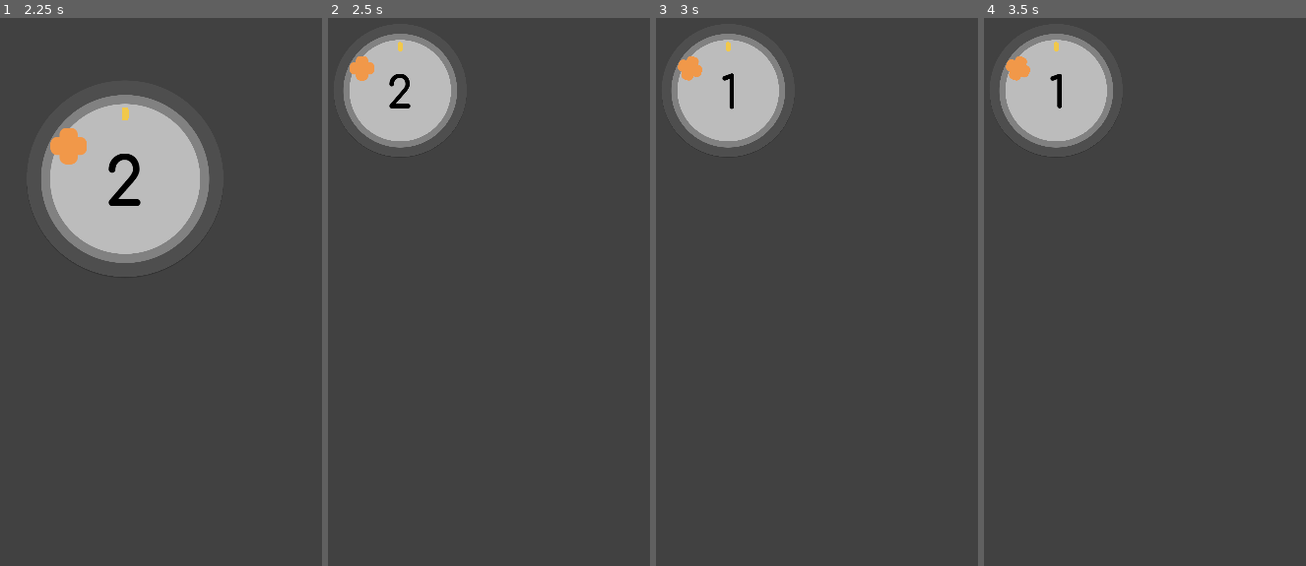
Above: before the commit, frames 1-4 (left to right).
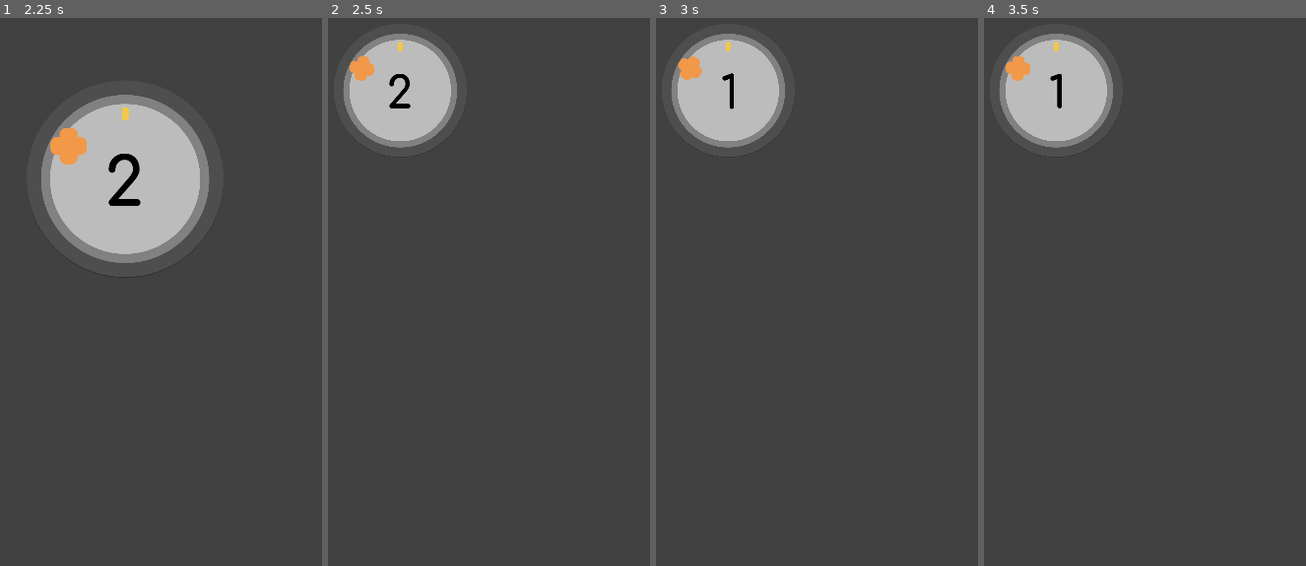
Above: after the commit, the same moments.

Repository: takecare/popthelock
Game: Godot game, scene res://scenes/Start.tscn
Two runs of this game, one before a commit and one after it. Both use one fixed random seed, a clock stepped at 60 frames per second and the inputs below. The engine's default icon, where the game draws it, is replaced by a stand-in: a white triangle on a blue panel in a dark square.
Inputs (mouse positions are in pixels of both pictures, inside the frame that each line leads up to):
- Up to frame 1 (2.25 s): click (183, 538) at 0.5 s; tap Enter at 1.25 s; move the mouse to (280, 259) at 1.27 s; hold W 1.28-2.03 s; tap H at 1.35 s; tap M at 1.55, 2.1 s; move the mouse to (93, 341) at 2.02 s; hold S from 2.03 s (still down)
- Up to frame 2 (2.5 s): keep holding S; tap H at 2.3 s
- Up to frame 3 (3 s): tap Space at 2.75 s; move the mouse to (884, 127) at 2.77 s; release S at 2.78 s; hold W from 2.78 s (still down); click (884, 127) at 2.85 s
- Up to frame 4 (3.5 s): keep holding W; tap M at 3.05 s

Frame 1 is identical in both runs. In frame 2, less than 0.1% of the frame differs, in the area x 6-15%, y 6-12%; in frame 3, less than 0.1%; in frame 4, less than 0.1%.

Commit message:
fix on_target_exited signal connection

Diff:
--- a/scenes/Main.tscn
+++ b/scenes/Main.tscn
@@ -123,8 +123,8 @@
 position = Vector2( 232, 524 )
 
 [connection signal="tapped" from="GUI/HBox/StartButton" to="." method="_on_start_button_tapped"]
+[connection signal="area_entered" from="Game/Target" to="Game/Crosshair" method="_on_target_area_entered"]
 [connection signal="area_entered" from="Game/Target" to="Game/Target" method="_on_area_entered"]
-[connection signal="area_entered" from="Game/Target" to="Game/Crosshair" method="_on_target_area_entered"]
-[connection signal="area_exited" from="Game/Target" to="Game/Crosshair" method="_on_Target_area_exited"]
+[connection signal="area_exited" from="Game/Target" to="Game/Crosshair" method="_on_target_area_exited"]
 [connection signal="on_target_hit" from="Game/Crosshair" to="." method="_on_target_hit"]
 [connection signal="on_target_missed" from="Game/Crosshair" to="." method="_on_target_missed"]
--- a/scripts/Main.gd
+++ b/scripts/Main.gd
@@ -101,7 +101,7 @@
   is_playing = true
 
 
-func back_to_() -> void:
+func back_to_() -> void: # TODO rename "back_to_menu"?
   start_button.fade_in()
   camera.zoom_out()
   is_playing = false
@@ -123,7 +123,7 @@
     # TODO reverse starting animations
     get_tree().set_input_as_handled()
   elif event.scancode == KEY_H:
-    _on_target_hit()
+    $Game/Crosshair._target_hit()
     get_tree().set_input_as_handled()
   elif event.scancode == KEY_Y:
     _on_target_hit()
@@ -131,5 +131,5 @@
     _on_target_hit()
     get_tree().set_input_as_handled()
   elif event.scancode == KEY_M:
-    _on_target_missed()
+    $Game/Crosshair._target_missed()
     get_tree().set_input_as_handled()
